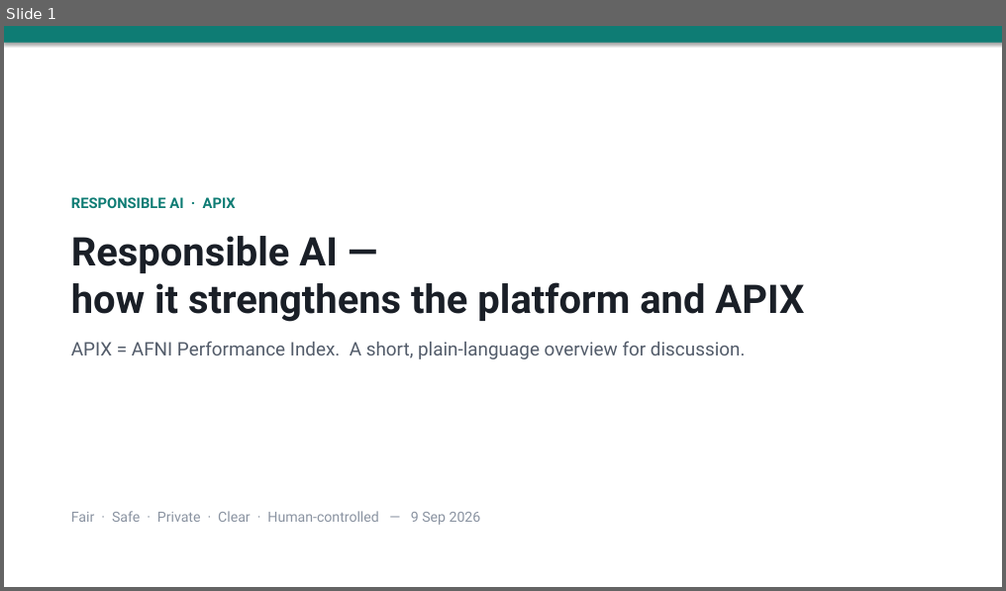
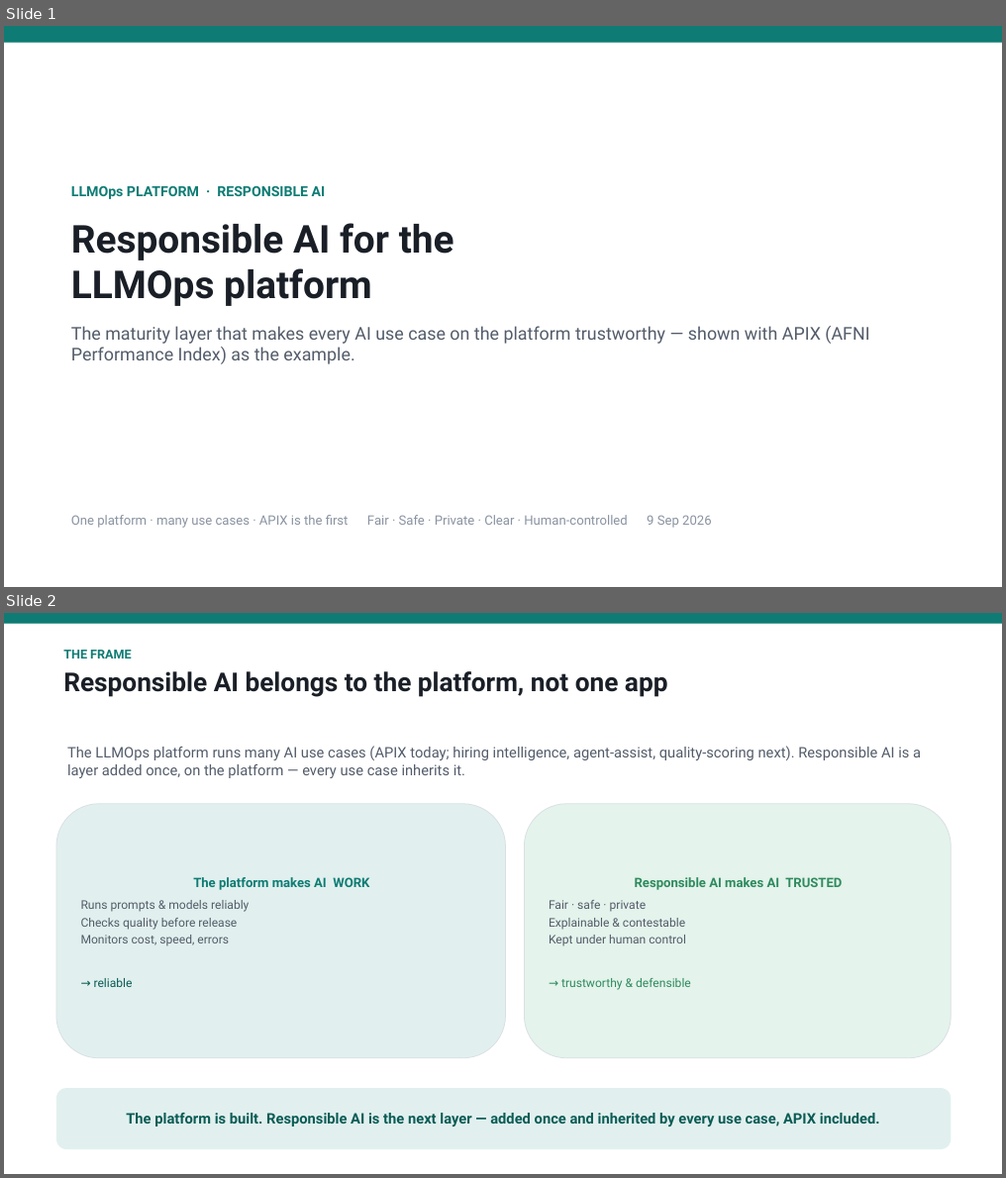
Before and after one commit to shyamanugu/LLMOps, a slide deck: usecases/ai_pipeline 2/docs/Responsible_AI_for_APIX.pptx. Shown one above the other, each under a label of ours: slide 1 before the commit, slides 1 and 2 after it. The pictures are 1006x591 and 1006x1178 pixels, drawn with LibreOffice and Linux fonts; fonts in the diff are those of the drawing. Boxes give left, top, right and bottom in pixels: in the first picture for what was removed or moved away, otherwise in the second. Text is boxed around its words. In the diff, an @@ line names an element or a change of style, - is before the commit and + after.

```diff
--- a/usecases/ai_pipeline 2/docs/Responsible_AI_for_APIX.pptx
+++ b/usecases/ai_pipeline 2/docs/Responsible_AI_for_APIX.pptx
@@ slide 2 added at bbox=[4, 613, 1002, 1174], background #FFFFFF @@
@@ rectangle added at bbox=[4, 613, 1002, 624], fill #0E7C74 @@
@@ text added at bbox=[63, 650, 668, 697], 25 pt, text #1A1F27, bold @@
+THE FRAME
+Responsible AI belongs to the platform, not one app
@@ text added at bbox=[67, 746, 921, 778], 14 pt, text #535C6A @@
+The LLMOps platform runs many AI use cases (APIX today; hiring intelligence, agent-assist, quality-scoring next). Responsible AI is a layer added once, on the platform — every use case inherits it.
@@ rounded rectangle added at bbox=[56, 804, 506, 1059], fill #E1F0EE, outline #D9DFE5 0.75 pt, 11.5 pt, text #535C6A @@
+The platform makes AI WORK
+Runs prompts & models reliably
+Checks quality before release
+Monitors cost, speed, errors
+→ reliable
@@ rounded rectangle added at bbox=[525, 804, 951, 1059], fill #E4F3EB, outline #D9DFE5 0.75 pt, 11.5 pt, text #535C6A @@
+Responsible AI makes AI TRUSTED
+Fair · safe · private
+Explainable & contestable
+Kept under human control
+→ trustworthy & defensible
@@ rounded rectangle added at bbox=[56, 1088, 951, 1150], fill #E1F0EE, 14 pt, text #0A5B55, bold @@
+The platform is built. Responsible AI is the next layer — added once and inherited by every use case, APIX included.
@@ slide 1 changed as well @@
@@ rectangle at bbox=[4, 26, 1002, 43]: shadow off @@
@@ text at bbox=[71, 185, 869, 365]: text changed; size 18 to 17 pt @@
-RESPONSIBLE AI · APIX
-Responsible AI —
-how it strengthens the platform and APIX
-APIX = AFNI Performance Index. A short, plain-language overview for discussion.
+LLMOps PLATFORM · RESPONSIBLE AI
+Responsible AI for the
+LLMOps platform
+The maturity layer that makes every AI use case on the platform trustworthy — shown with APIX (AFNI Performance Index) as the example.
@@ text at bbox=[71, 515, 711, 528]: text changed; size 13.5 to 12.5 pt @@
-Fair · Safe · Private · Clear · Human-controlled — 9 Sep 2026
+One platform · many use cases · APIX is the first Fair · Safe · Private · Clear · Human-controlled 9 Sep 2026
```
Also in this commit, not shown: 3 other slides changed, 3 other slides added, 4 slides removed.
